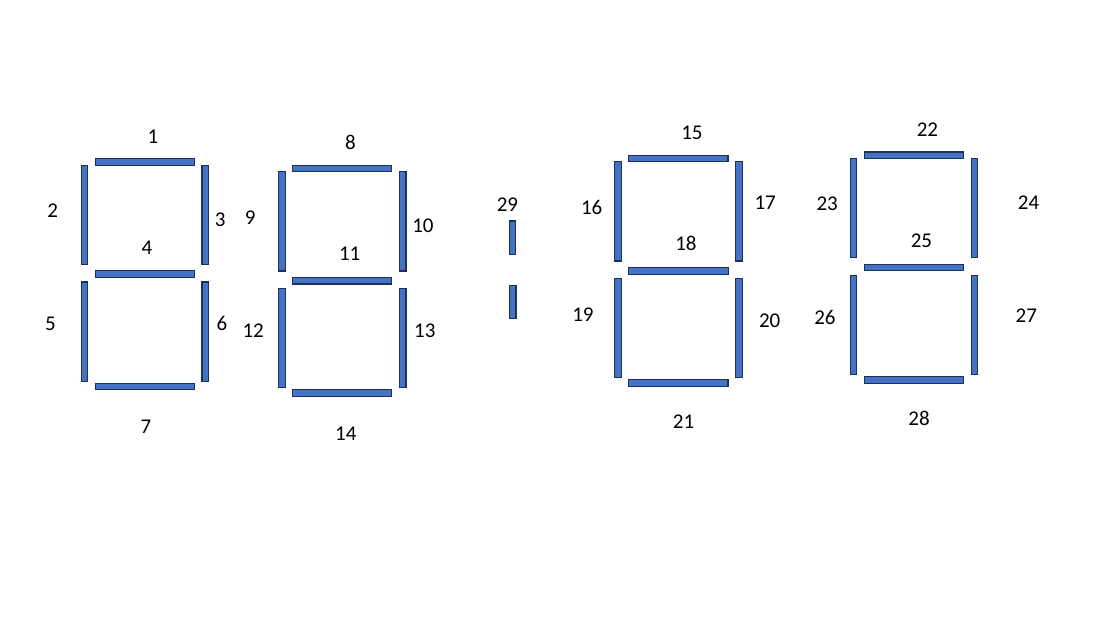
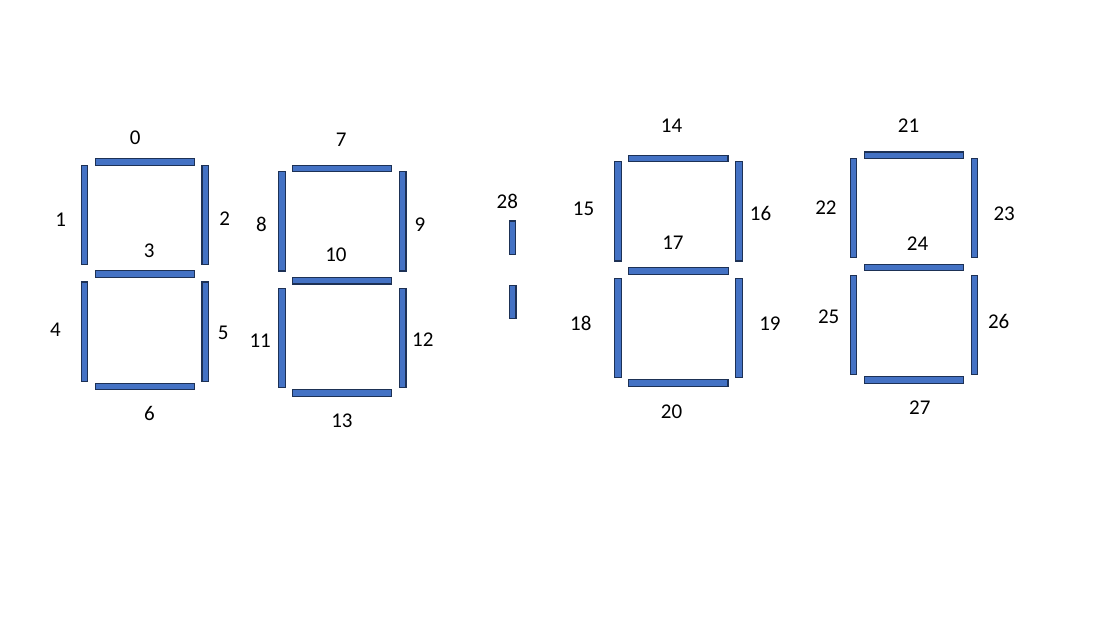
Before and after one commit to loranen/clock_display, a slide deck: slide 3 of doc/design.pptx. Drawn at 1120x630 pixels with LibreOffice and Linux fonts; fonts in the diff are those of the drawing. Boxes give left, top, right and bottom in pixels: in the first picture for what was removed or moved away, otherwise in the second. Text is boxed around its words. In the diff, an @@ line names an element or a change of style, - is before the commit and + after.

```diff
--- a/doc/design.pptx
+++ b/doc/design.pptx
@@ text "14": place and size @@
-text "14" at [335,426,356,440]
+text "14" at [661,118,682,132]
@@ text "21": place and size @@
-text "21" at [673,414,694,428]
+text "21" at [898,118,919,132]
@@ text added at [130,130,141,144], 18 pt, text #000000 @@
+0
@@ text "7": place and size @@
-text "7" at [141,419,152,433]
+text "7" at [336,132,347,146]
@@ text "1": place and size @@
-text "1" at [148,129,159,143]
+text "1" at [55,212,66,226]
@@ text "2": place and size @@
-text "2" at [47,203,58,217]
+text "2" at [219,211,230,225]
@@ text "8": place and size @@
-text "8" at [345,134,356,149]
+text "8" at [256,216,267,231]
@@ text "9": place and size @@
-text "9" at [245,210,256,224]
+text "9" at [415,217,426,231]
@@ text "28": place and size @@
-text "28" at [908,410,929,425]
+text "28" at [497,193,518,208]
@@ text removed at [497,197,518,211] @@
-29
@@ text "15": place and size @@
-text "15" at [681,125,702,139]
+text "15" at [573,201,594,215]
@@ text "16": place and size @@
-text "16" at [581,199,602,214]
+text "16" at [750,205,771,220]
@@ text "22": place and size @@
-text "22" at [917,122,938,136]
+text "22" at [815,200,836,214]
@@ text "23": place and size @@
-text "23" at [817,196,838,210]
+text "23" at [994,206,1015,220]
@@ text "3": place and size @@
-text "3" at [215,212,226,226]
+text "3" at [144,243,155,257]
@@ text "10": place and size @@
-text "10" at [412,218,433,232]
+text "10" at [325,247,346,261]
@@ text "17": place and size @@
-text "17" at [755,195,776,209]
+text "17" at [662,235,683,249]
@@ text "24": place and size @@
-text "24" at [1018,195,1039,209]
+text "24" at [907,236,928,250]
@@ text "25": place and size @@
-text "25" at [911,233,932,247]
+text "25" at [818,309,839,323]
@@ text "4": place and size @@
-text "4" at [142,240,153,254]
+text "4" at [50,322,61,336]
@@ text "5": place and size @@
-text "5" at [45,316,56,330]
+text "5" at [218,325,229,339]
@@ text "11": place and size @@
-text "11" at [339,246,360,260]
+text "11" at [250,333,271,347]
@@ text "12": place and size @@
-text "12" at [243,323,264,337]
+text "12" at [412,332,433,346]
@@ text "18": place and size @@
-text "18" at [675,235,696,250]
+text "18" at [570,315,591,330]
@@ text "19": place and size @@
-text "19" at [572,307,593,321]
+text "19" at [759,316,780,330]
@@ text "26": place and size @@
-text "26" at [814,309,835,324]
+text "26" at [988,313,1009,328]
@@ text "27": place and size @@
-text "27" at [1016,308,1037,322]
+text "27" at [909,400,930,414]
@@ text "6": place and size @@
-text "6" at [217,315,228,330]
+text "6" at [144,405,155,420]
@@ text "13": place and size @@
-text "13" at [414,323,435,337]
+text "13" at [331,413,352,427]
@@ text "20": place and size @@
-text "20" at [759,313,780,327]
+text "20" at [661,404,682,418]
```
Also in this commit, not shown: 1 other file.
